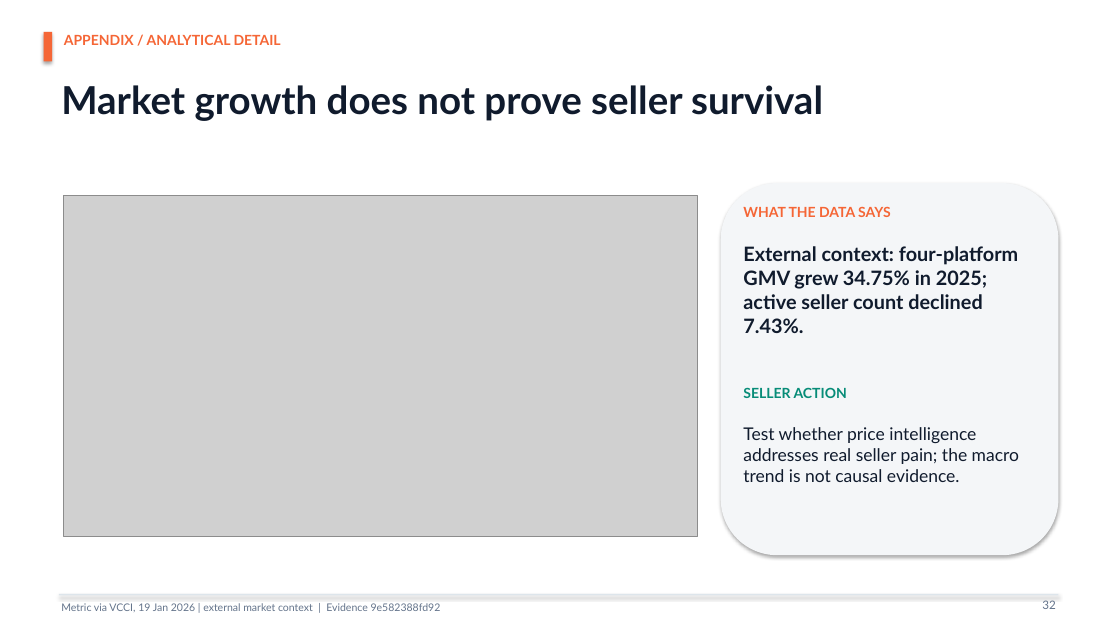
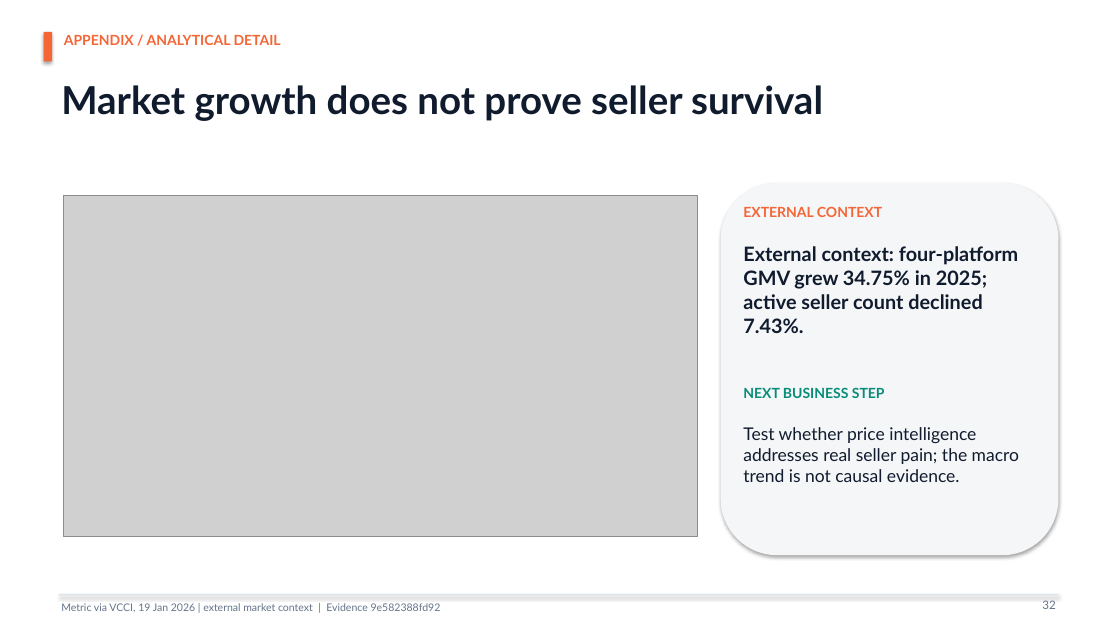
Before and after one commit to kien-test-hehe/data-entrepreneurship, a slide deck: slide 32 of reports/ShopScope_Startup_Pitch.pptx. Drawn at 1120x630 pixels with LibreOffice and Linux fonts; fonts in the diff are those of the drawing; grey boxes stand for pictures. Boxes give left, top, right and bottom in pixels: in the first picture for what was removed or moved away, otherwise in the second. Text is boxed around its words. In the diff, an @@ line names an element or a change of style, - is before the commit and + after.

```diff
--- a/reports/ShopScope_Startup_Pitch.pptx
+++ b/reports/ShopScope_Startup_Pitch.pptx
@@ text at [743, 207, 882, 217]: text changed @@
-WHAT THE DATA SAYS
+EXTERNAL CONTEXT
@@ text at [743, 387, 885, 398]: text changed @@
-SELLER ACTION
+NEXT BUSINESS STEP
```
Also in this commit, not shown: 8 other slides changed, 3 other files.
